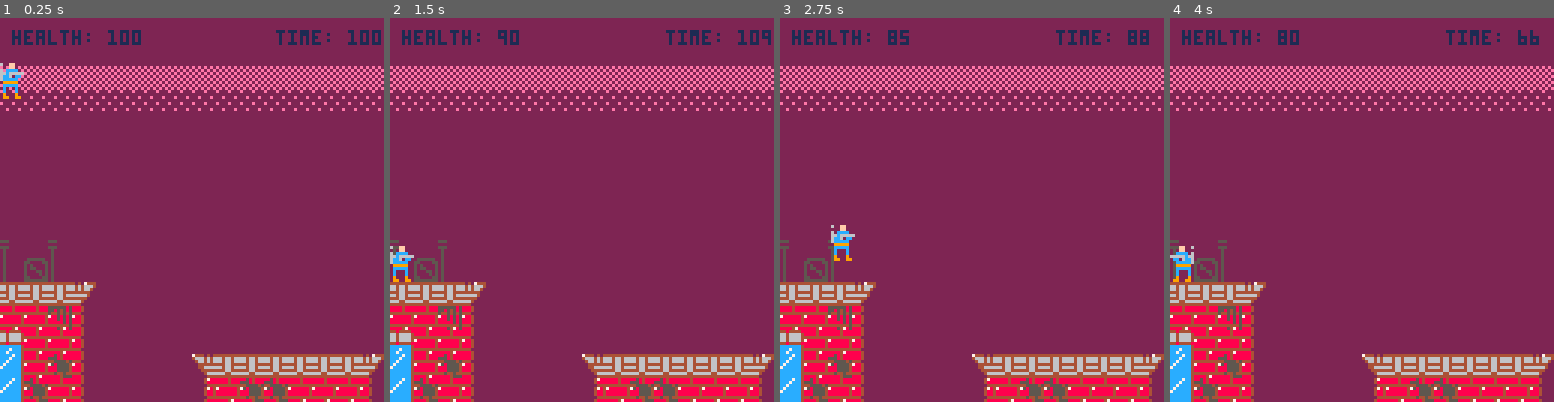
Above: before the commit, frames 1-4 (left to right).
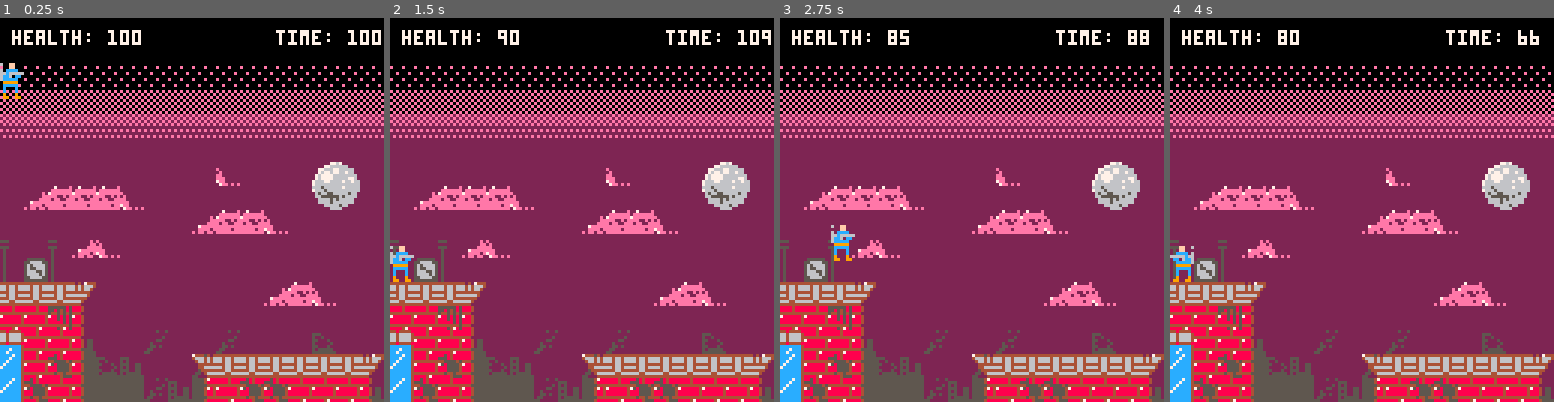
Above: after the commit, the same moments.

Repository: evanminto/ludum-dare-44
Game: PICO-8 cartridge ludum-dare-44.p8
The game is run twice, just before and just after one commit, with the same random seed, the same clock (stepped at 60 frames per second) and the same inputs.
Inputs:
- Up to frame 1 (0.25 s): no input
- Up to frame 2 (1.5 s): tap X (X key) at 0.33, 1.07 s; tap O (Z key) at 0.7 s
- Up to frame 3 (2.75 s): hold Right 1.6-2.1 s; tap O (Z key) at 1.7, 2.1, 2.5 s; tap X (X key) at 1.85 s; hold Up 2.15-2.42 s; hold Right from 2.47 s (still down)
- Up to frame 4 (4 s): tap O (Z key) at 2.9, 3.3, 3.7 s; tap X (X key) at 2.97 s; release Right at 3.03 s; hold Left 3.08-3.58 s

The runs differ from the first frame. In frame 1, 32% of the frame differs, in the area x 0-100%, y 0-100%; in frame 2, 33%; in frame 3, 33%; in frame 4, 33%.

Commit message:
added background

Diff:
--- a/ludum-dare-44.p8
+++ b/ludum-dare-44.p8
@@ -28,13 +28,13 @@
   layers = {
     {
       start = {0,16},
-      size = {32,32},
-      camerafollow = 0,
-      transparent = 0,
+      size = {74,16},
+      camerafollow = 0.5,
+      transparent = 11,
     },
     {
       start = {0,0},
-      size = {128,32},
+      size = {128,16},
       camerafollow = 1,
       flags = {
         flags.drawable
@@ -494,10 +494,8 @@
 
   self.player:draw()
 
-  camera()
-
-  print('health: ' .. self.player.health, 4,4, 1)
-  print('time: ' .. self.player.time, 92,4, 1)
+  print('health: ' .. self.player.health, 4,4, 7)
+  print('time: ' .. self.player.time, 92,4, 7)
 end
 
 function getbitfield(selectedflags)
@@ -597,8 +595,10 @@
 
 
 
+
+
 __gff__
-0000000101000303030001030300000000000000030301030101010303000000000000000000000000000003030000000000000000000000040810000000000000000000000000000000000000000000000000000000000000000000000000000000000000000000000000000000000000000000000000000000000000000000
+0000010101010303030001030300000000000000030301030101010303000000000000000000010100000003030000000000000101010101040810000000000001010000000000000000000000000000010100000000000000000000000000000000000000000000000000000000000000000000000000000000000000000000
 0000000000000000000000000000000000000000000000000000000000000000000000000000000000000000000000000000000000000000000000000000000000000000000000000000000000000000000000000000000000000000000000000000000000000000000000000000000000000000000000000000000000000000
 __map__
 0f0f0f0f0f0f0f0f0f0f0f0f0f0f0f0f0f0f0f0f0f0f0f0f0f0f0f0f0f0f0f0f0f0f0f0f0f0f0f0f0f0f0f0f0f0f0f000000000000000000000000000000000000000000000000000000000000000000000000000000000000000000000000000000000000000000000000000000000000000000000000000000000000000000
@@ -615,21 +615,21 @@
 070707080f0f0f0f0f0f0f0f0f0f0f0f0f0f0f19190f0f0f0f380f0f0f0f0f060707080f0f1615171717152b2c1718000000000000000000000000000000000000000006070815180000161b1c171b1c151b1c1800000000000f0f0f0f0f0f0f0f0f0f0f0f0f0f0f0f0000000000000a00000000001a00000000000000000000
 171714180f0f0f0f0f0f0f0f0f0f0f0f0f0f060707070707070707080f0f0f161517180f0f161715171517191917080000000000000000000000000a0000000000000f16141515180000162b2c172b2c172b2c1800000000000f0f0f0f0f0f0f0f0f0f0f0f0f0f0f0f0000000000001a00000000001a00000000000000000000
 0c1717180f0f0f0f0f0f0f0f0f0f380f0f0f161417171717141717180f0f0f161715180f0f161717151717171717180000000000000000000000001a0000000000000f161717171800001607071707071707071800000000000f0f0f0f0f0f0f0f0f0f0f0f0f0f0f190000000000001a00000000001a00000000003a3a3a0000
-1c1715180f0f0f0f06070707070707080f0f160b0c170b0c170b0c180f0f0f161717180f0f161715171717171717080000000000000000000f38191a000000000f0607081717171800001617151714141717141800000000000f0f0f0f0f0f0f0f0f0f0f0f0f0f06070707080000000700000000000700000000000607070000
+1c1715180f0f0f0f06070707070707080f0f160b0c170b0c170b0c180f0f0f161717180f0f161715171717171717080000000000000000000f38191a000000000f0607081717171800001617151714141717141800000000000f0f0f0f0f0f0f380f0f0f0f0f0f06070707080000000700000000000700000000000607070000
 1c1517180f0f0f0f16171515171717180f0f161b1c151b1c171b1c180f0f0f161717180f0f1615171717171717080f000a0000000a0f0f0f06070708000000000f161715171715180000160b0c170b0c170b0c18000a0a19000f0f0f0a0f0f0f0607080f0f0f0f16141417180000001700000000001500000000001617170000
-020202020202020202020202020202020f0f0f0f0f0f0f0f0f0f0f0f0f0f0f0f0f0f0f0f0f0f0f0f0f0f0f0f0f0f0f000000000000000000000000000000000000000000000000000000000000000000000f0f0f0f000000000f0f0f0f0f0f0f0f0f0f0f0f0f0f0f0f0f0f0f0000000000000000000000000000000000000000
-020202020202020202020202020202020f0f0f0f0f0f0f0f0f0f0f0f0f0f0f0f0f0f0f0f0f0f0f0f0f0f0f0f0f0f0f0000000000000000000000000000000000000000000000000000000000000000000000000f0f0000000000000000000000000f0f0f0f0f0f0f0f0f0f0f0f00000000000000000000000000000000000000
-030303030303030303030303030303030f0f0f0f0f0f0f0f0f0f0f0f0f0f0f0f0f0f0f0f0f0f0f0f0f0f0f0f0f0f0f00000000000000000000000000000000000000000000000000000000000000000000000000000000000000000000000000000f00000000000000000f0f0000000000000000000000000000000000000000
-040404040404040404040404040404040f0f0f0f0f0f0f0f0f0f0f0f0f0f0f0f0f0f0f0f0f0f0f0f0f0f0f0f0f0f0f000000000000000000000000000000000000000000000000000000000000000000000000000000000000000000000000000000000000000000000000000000000000000000000000000000000000000000
-020202020202020202020202020202020f0f0f0f0f0f0f0f0f0f0f0f0f0f0f0f0f0f0f0f0f0f0f0f0f0f0f0f0f0f0f000000000000000000000000000000000000000000000000000000000000000000000000000000000000000000000000000000000000000000000000000000000000000000000000000000000000000000
-020202020202020202020202020202020f0f0f0f0f0f0f0f0f0f0f0f0f0f0f0f0f0f0f0f0f0f0f0f0f0f0f0f0f0f0f000000000000000000000000000000000000000000000000000000000000000000000000000000000000000000000000000000000000000000000000000000000000000000000000000000000000000000
-020202020202020202020202020202020f0f0f0f0f0f0f0f0f0f0f0f0f0f0f0f0f0f0f0f0f0f0f0f0f0f0f0f0f0f0f000000000000000000000000000000000000000000000000000000000000000000000000000000000000000000000000000000000000000000000000000000000000000000000000000000000000000000
-020202020202020202020202020202020f0f0f0f0f0f0f0f0f0f0f0f0f0f0f0f0f0f0f0f0f0f0f0f0f0f0f0f0f0f0f000000000000000000000000000000000000000000000000000000000000000000000000000000000000000000000000000000000000000000000000000000000000000000000000000000000000000000
-020202020202020202020202020202020f0f0f0f0f0f0f0f0f0f0f0f0f0f0f0f0f0f0f0f0f0f0f0f0f0f0f0f0f0f0f000000000000000000000000000000000000000000000000000000000000000000000000000000000000000000000000000000000000000000000000000000000000000000000000000000000000000000
-020202020202020202020202020202020f0f0f0f0f0f0f0f0f0f0f0f0f0f0f0f0f0f0f0f0f0f0f0f0f0f0f0f0f0f0f000000000000000000000000000000000000000000000000000000000000000000000000000000000000000000000000000000000000000000000000000000000000000000000000000000000000000000
-020202020202020202020202020202020f0f0f0f0f0f0f0f0f0f0f0f0f0f0f0f0f0f0f0f0f0f0f0f0f0f0f0f0f0f0f000000000000000000000000000000000000000000000000000000000000000000000000000000000000000000000000000000000000000000000000000000000000000000000000000000000000000000
-020202020202020202020202020202020f0f0f0f0f0f0f0f0f0f0f0f0f0f0f0f0f0f0f0f0f0f0f0f0f0f0f0f0f0f0f000000000000000000000000000000000000000000000000000000000000000000000000000000000000000000000000000000000000000000000000000000000000000000000000000000000000000000
-020202020202020202020202020202020f0f0f0f0f0f0f0f0f0f0f0f0f0f0f0f0f0f0f0f0f0f0f0f0f0f0f0f0f0f0f000000000000000000000000000000000000000000000000000000000000000000000000000000000000000000000000000000000000000000000000000000000000000000000000000000000000000000
-020202020202020202020202020202020f0f0f0f0f0f0f0f0f0f0f0f0f0f0f0f0f0f0f0f0f0f0f0f0f0f0f0f0f0f0f000000000000000000000000000000000000000000000000000000000000000000000000000000000000000000000000000000000000000000000000000000000000000000000000000000000000000000
-020202020202020202020202020202020f0f0f0f0f0f0f0f0f0f0f0f0f0f0f0f0f0f0f0f0f0f0f0f0f0f0f0f0f0f0f000000000000000000000000000000000000000000000000000000000000000000000000000000000000000000000000000000000000000000000000000000000000000000000000000000000000000000
-020202020202020202020202020202020f0f0f0f0f0f0f0f0f0f0f0f0f0f0f0f0f0f0f0f0f0f0f0f0f0f0f0f0f0f0f000000000000000000000000000000000000000000000000000000000000000000000000000000000000000000000000000000000000000000000000000000000000000000000000000000000000000000
+0f0f0f0f0f0f0f0f0f0f0f0f0f0f0f0f0f0f0f0f0f0f0f0f0f0f0f0f0f0f0f0f0f0f0f0f0f0f0f0f0f0f0f0f0f0f0f000000000000000000000000000000000000000000000000000000000000000000000f0f0f0f000000000f0f0f0f0f0f0f0f0f0f0f0f0f0f0f0f0f0f0f0000000000000000000000000000000000000000
+0f0f0f0f0f0f0f0f0f0f0f0f0f0f0f0f0f0f0f0f0f0f0f0f0f0f0f0f0f0f0f0f0f0f0f0f0f0f0f0f0f0f0f0f0f0f0f00000000000000000000000000000000000f0000000000000000000000000000000000000f0f0000000000000000000000000f0f0f0f0f0f0f0f0f0f0f0f00000000000000000000000000000000000000
+040404040404040404040404040404040404040404040404040404040404040404040404040404040404040404040404040404040404040404040404040404040404040404040404040404000000000000000000000000000000000000000000000f00000000000000000f0f0000000000000000000000000000000000000000
+0505050505050505050505050505050505050505050505050505050505050505050505050505050505050505050505050505050505050505050505050505050505050505050505050505050000000000000000000000000000000000000000000000000000000000000000000000000000000000000000000000000000000000
+0303030303030303030303030303030303030303030303030303030303030303030303030303030303030303030303030303030303030303030303030303030303030303030303030303030000000000000000000000000000000000000000000000000000000000000000000000000000000000000000000000000000000000
+0202020202020202020202020202020202020202020202020202020202020202020202020202020202020202020202020202020202020202020202020202020202020202020202020202020000000000000000000000000000000000000000000000000000000000000000000000000000000000000000000000000000000000
+0202020202020202023502020240410202020202020202020202020233343434350202020202333502023334343434350202020202020202020202020202020202020202020202020202020000000000000000000000000000000000000000000000000000000000000000000000000000000000000000000000000000000000
+0233343434350202020202020250510202020202333502020202023334343434343535020202020202020202020202020202020202020202020202020202020202020202020202020202020000000000000000000000000000000000000000000000000000000000000000000000000000000000000000000000000000000000
+0202020202020202333434350202020202020202020202020202020202020202020202020202020202020202020202020233343502263334350202020202333502020202020202023335020000000000000000000000000000000000000000000000000000000000000000000000000000000000000000000000000000000000
+0202023335020202020202020202020202020202020202020202020202020202020202020202020202020202020202020202020253020202020202020202020202020202020202020202020000000000000000000000000000000000000000000000000000000000000000000000000000000000000000000000000000000000
+0202020202020202020202020202020202020202020202020202020202020202333502020202020202020202020202020202026202640202020202020202020202020233343434350202020000000000000000000000000000000000000000000000000000000000000000000000000000000000000000000000000000000000
+0233020202020202020202333435020202023334343502020202020202020202020202020202020202020202020202020202620202026402020202020202020202020202020202020202020000000000000000000000000000000000000000000000000000000000000000000000000000000000000000000000000000000000
+0202360202020202020202020202020202020202020202020202020202020202020202333435020202020202022602020262020202360264020202020202022602260202020202020202020000000000000000000000000000000000000000000000000000000000000000000000000000000000000000000000000000000000
+2636373602022602022602020227020202020202025302020202020202020202020233343434350202020202360202026276733676767376757676020202273636020202020202020202020000000000000000000000000000000000000000000000000000000000000000000000000000000000000000000000000000000000
+2737373727360202262702363637360202020202620264020202020202262626020202020202020202020236370202627373737373737373735376762636373737020202020226260202360000000000000000000000000000000000000000000000000000000000000000000000000000000000000000000000000000000000
+3737373737372636373737373737373602367071737373757636020227272702020202020226262602363637377071737373737373737370717375763637373737363636363636363636370000000000000000000000000000000000000000000000000000000000000000000000000000000000000000000000000000000000
Not shown, changed: 65 lines of the sprite sheet (__gfx__) section of ludum-dare-44.p8
